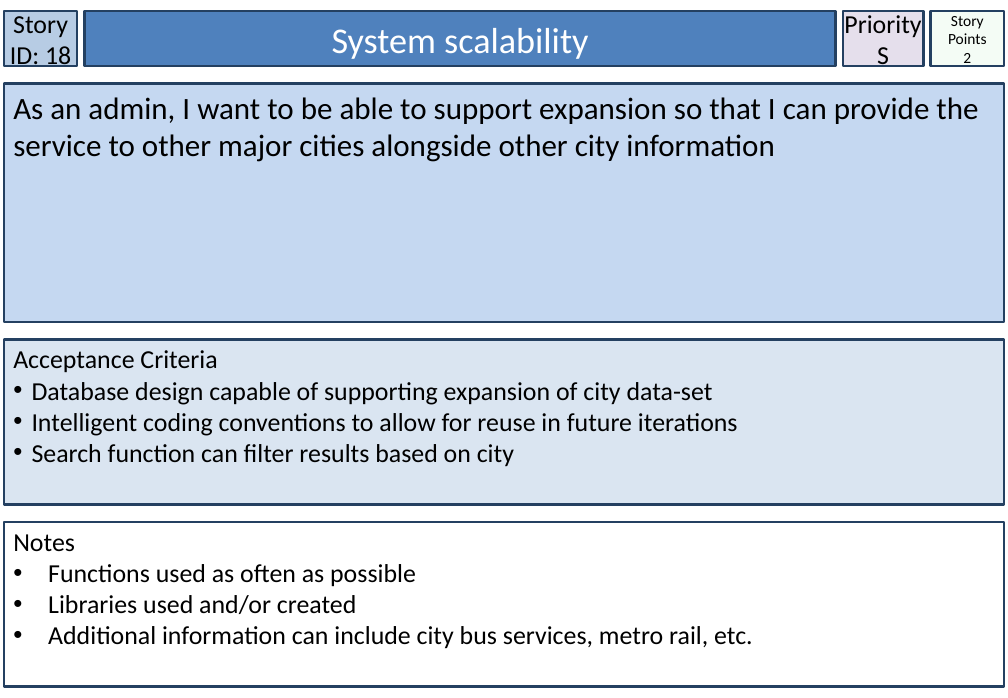
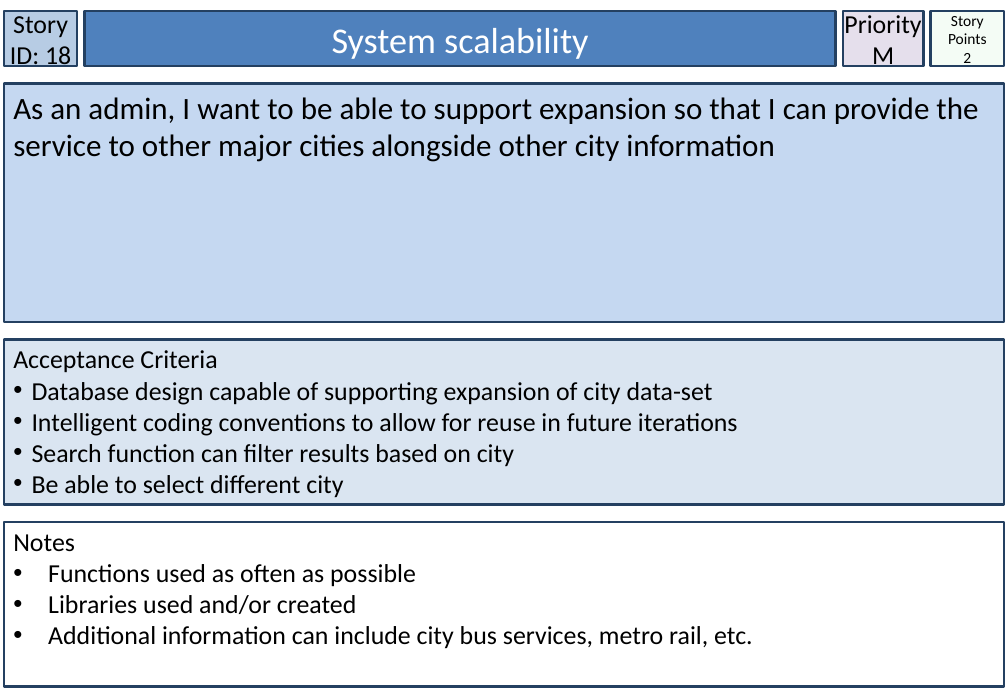
Before and after one commit to Nagarius/Phoenix, a slide deck: slide 19 of Doc/SCRUM documents/StoryCards_Smart_City_TeamPhoenix.pptx. Drawn at 1008x698 pixels with LibreOffice and Linux fonts; fonts in the diff are those of the drawing. Boxes give left, top, right and bottom in pixels: in the first picture for what was removed or moved away, otherwise in the second. Text is boxed around its words. In the diff, an @@ line names an element or a change of style, - is before the commit and + after.

```diff
--- a/Doc/SCRUM documents/StoryCards_Smart_City_TeamPhoenix.pptx
+++ b/Doc/SCRUM documents/StoryCards_Smart_City_TeamPhoenix.pptx
@@ text in rectangle at <box>872,47,894,67</box>: text changed @@
-S
+M
@@ text in rectangle at <box>32,475,343,498</box>: paragraph added @@
+• Be able to select different city
```
Also in this commit, not shown: 15 other slides changed.
